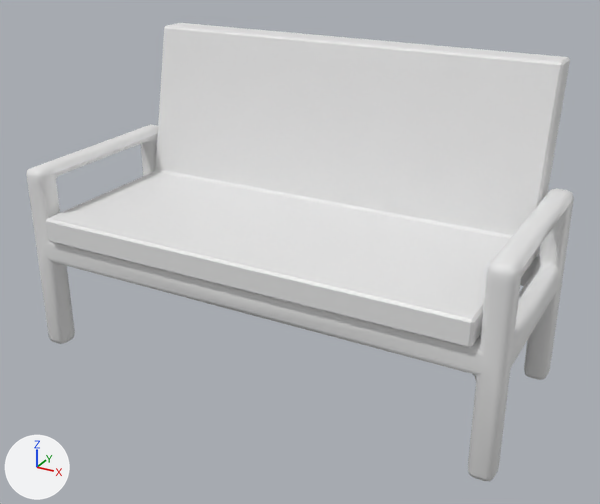
The FBX model Assets/Arts/Modeling/Assets/Sofa.fbx: old version first, new version second.
Before and after are seen from a camera (50 mm lens) standing at (1.6, -2.93, 1.46) and looking at (0.04, -0.09, 0.04). The lights are fixed; the arrows at lower left show +X, +Y and +Z. Where no turn or scale is listed for an object, it has been applied to the vertices.

Script lines for the objects in view, before the commit:
```python
me_cube_029 = bpy.data.meshes.new('Cube.029')
me_cube_029.from_pydata(...)  # 580 vertices, 580 faces; spans x -1.06..1.06, y -0.43..0.43, z -0.51..0.34
me_cube_030 = bpy.data.meshes.new('Cube.030')
me_cube_030.from_pydata(...)  # 44 vertices, 48 faces; spans x -0.94..0.94, y -0.55..0.48, z 0.06..0.85
ob_cube = bpy.data.objects.new('Cube', me_cube_030)
ob_cube.location = (0.0, 0.0, 0.0)
ob_pernas = bpy.data.objects.new('Pernas', me_cube_029)
ob_pernas.location = (0.0, -0.099, 0.03)
```
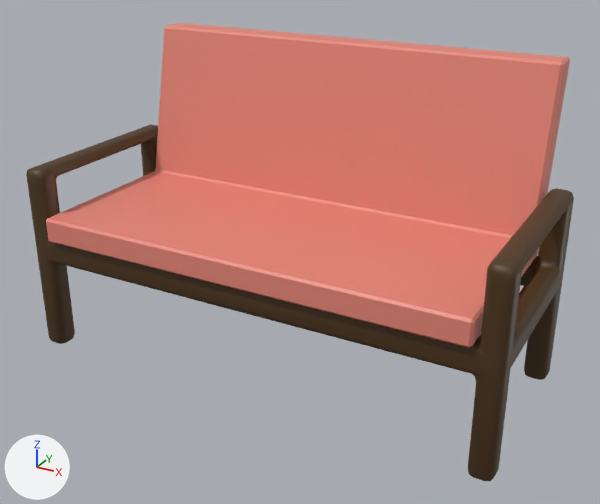
Where the newer file only moved an object's origin or applied its transform, the numbers keep the older frame.

Boxes (x1, y1, x2, y2) around the edits, measured in the pictures (600 x 504 px):
'Cube', recoloured (white to pink)
    both: (46, 23, 570, 348)
'Pernas', recoloured (grey to brown)
    both: (26, 124, 574, 481)

The change in detail:
Material 'Estofado' (mat_estofado) is new.
Its base color is (0.799, 0.242, 0.188) (pink #e78778).
Material 'Madeira Escura' (mat_madeira_escura) is new.
Its base color is (0.0738, 0.035, 0.00833) (brown #4d3517).
me_cube_029 has 580 vertices, 580 faces and spans x -1.06..1.06, y -0.43..0.43, z -0.51..0.34.
me_cube_029 now uses material mat_madeira_escura (brown #4d3517).
me_cube_030 has 44 vertices, 48 faces and spans x -0.94..0.94, y -0.55..0.48, z 0.06..0.85.
me_cube_030 now uses material mat_estofado (pink #e78778).
